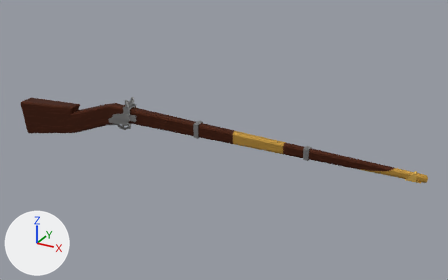
Renders of the FBX model Assets/Arts/Modeling/Assets/Mosquete.fbx from each side of a commit.
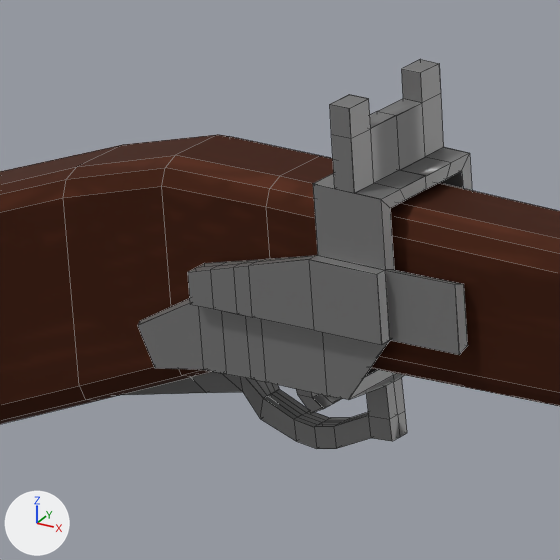
Each version appears first whole from a camera (50 mm lens) standing at (4.32, -6.14, 3.37) and looking at (0.83, 0.2, 0.2), and next in a close-up on the part from 22% to 32% of the width and 33% to 50% of the height. The lights are fixed; the arrows at lower left show +X, +Y and +Z. The close-ups show mesh edges as thin lines. Where no turn or scale is listed for an object, it has been applied to the vertices.

Script lines for the objects in view, before the commit:
```python
me_cube_047 = bpy.data.meshes.new('Cube.047')
me_cube_047.from_pydata(...)  # 132 vertices, 130 faces; spans x -0.28..5.49, y -0.12..0.12, z -0.24..0.47
me_cube_047.materials.append(mat_mosquete)  # picture img_texture_mosquete_png
me_cube_051 = bpy.data.meshes.new('Cube.051')
me_cube_051.from_pydata(...)  # 657 vertices, 718 faces; spans x -0.416..0.141, y -0.102..0.102, z -0.233..0.228
me_cube_051.materials.append(mat_ferro_cadeado)  # grey #929292
ob_arma = bpy.data.objects.new('Arma', me_cube_047)
ob_arma.location = (-2.104, 0.0, 0.0)
ob_mira_e_gatilho = bpy.data.objects.new('Mira e Gatilho', me_cube_051)
ob_mira_e_gatilho.location = (-0.474, 0.0, 0.361)
```
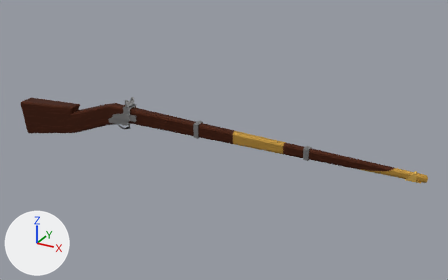
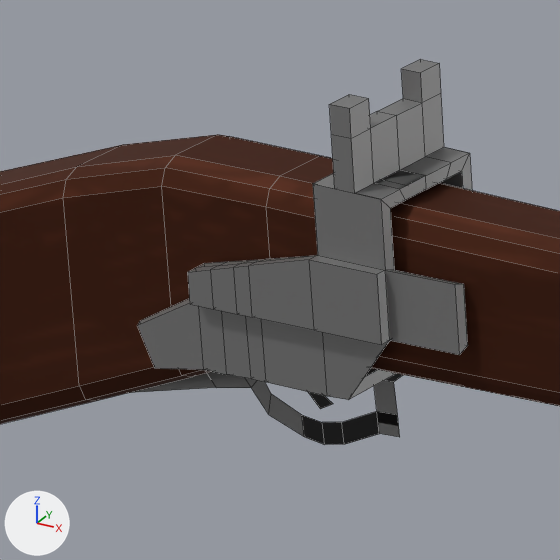
The newer file is also rescaled (x0.25), turned or shifted as a whole; pictures and numbers use the older file's frame.

Boxes (x1, y1, x2, y2) around the edits, measured in the close-ups (560 x 560 px):
'Mira e Gatilho', reshaped: before (122, 59, 472, 449); after (130, 59, 472, 445)
part 1 of me_cube_051, cut back: before (122, 62, 467, 449); after (303, 392, 379, 445)

The edits, one by one:
me_cube_051 is used by ob_mira_e_gatilho; location (-0.474, 0.0, 0.361).
me_cube_051 had 657 vertices, 718 faces and spanned x -0.416..0.141, y -0.102..0.102, z -0.233..0.228.
me_cube_051 now has 219 vertices, 204 faces and spans x -0.416..0.141, y -0.102..0.102, z -0.233..0.228.
me_cube_051 part 1: 1 vertex moved within x -0.143, y 0.0, z -0.169; 448 vertices removed from x -0.416..0.141, y -0.102..0.102, z -0.233..0.228; 10 vertices added at x -0.415..-0.093, y 0.0, z -0.233..-0.129.
